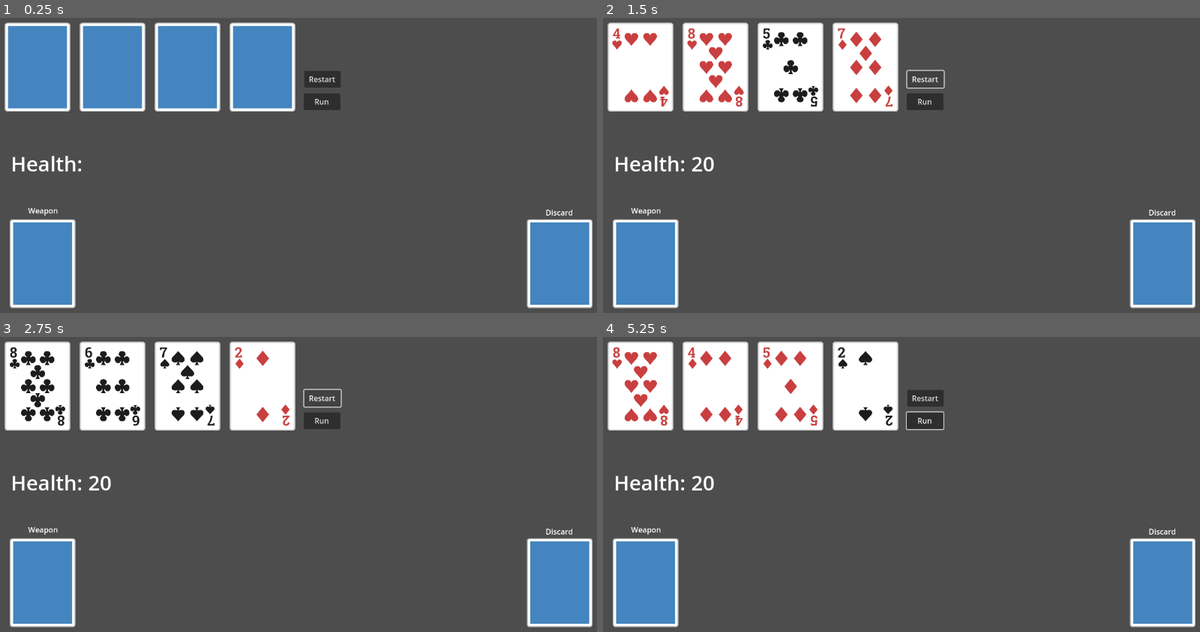
Above: before the commit, frames 1-4 (two rows, left to right).
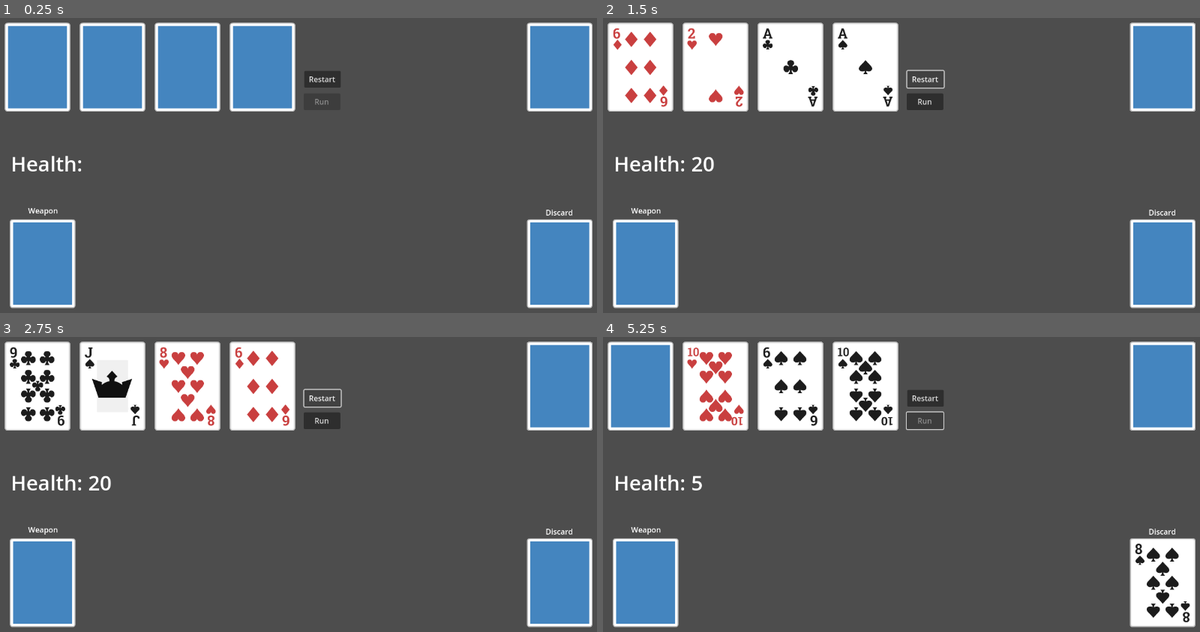
Above: after the commit, the same moments.

Repository: ftsenguen/scoundrel
Game: Godot game, scene res://game_board.tscn
The game is run twice, just before and just after one commit, with the same random seed, the same clock (stepped at 60 frames per second) and the same inputs.
Inputs (mouse positions are in pixels of both pictures, inside the frame that each line leads up to):
- Up to frame 1 (0.25 s): no input
- Up to frame 2 (1.5 s): click (925, 100) at 0.5 s, where only the run before the commit has a clickable "Run"; click "Restart" at 1.25 s
- Up to frame 3 (2.75 s): click "Restart" at 2 s
- Up to frame 4 (5.25 s): click "Restart" at 2.75 s; click "Run" at 3.5 s; click "Run" at 4.25 s; tap Enter at 5 s; move the mouse to (638, 387) at 5.02 s; click (638, 387) at 5.17 s

The runs differ from the first frame. In frame 1, 3.4% of the frame differs, in the area x 52-100%, y 1-32%; in frame 2, 5.4%; in frame 3, 6.0%; in frame 4, 11%, in the area x 0-100%, y 1-99%.

Commit message:
just need game outcomes now

Diff:
--- a/Main.gd
+++ b/Main.gd
@@ -3,37 +3,163 @@
 var card:PackedScene = preload("res://cards/Card.tscn")
 @onready var playerInfo:Node2D = self.get_node("PlayerInfo")
 signal reset_player
+signal change_player_life(amount: int, type: String)
 
-var cards = FileAccess.open("cards.json", FileAccess.READ).get_as_text()
-var cardArray =  JSON.parse_string(cards).cards # all of the cards
+var CARDS_JSON : Dictionary = JSON.parse_string(FileAccess.open("cards.json", FileAccess.READ).get_as_text())
+var DAMAGE_DECODER : Dictionary = CARDS_JSON.values
 
+var board_state : Dictionary = {
+	"deck": [],
+	"dungeon" : [],
+	"weapon" : [],
+	"discard": []
+}
 
+var game_state : Dictionary = {
+	"state": "idle",
+	"potion_used": false,
+}
 
 func _on_restart_button_pressed() -> void:
 	reset_game()
 
-func instantiate_new_card(suite:String, number: String, dungeonNumber: int) -> void:
-	var newCardInstance = card.instantiate()
-	var sprite = newCardInstance.get_node("Sprite2D")
+func instantiate_new_card(suite:String, number: String) -> Card:
+	var new_card_instance = card.instantiate()
+	new_card_instance.suite = suite
+	new_card_instance.value = number
+
+	new_card_instance.got_clicked.connect(handle_card_click)
+	return new_card_instance
+
+func handle_weapon(clicked_card) -> void:
+	if board_state.weapon.size() == 0:
+		board_state.weapon.append(clicked_card)
+
+	else:
+		for entry in board_state.weapon:
+			move_to_discard(entry)
+	board_state.weapon = [clicked_card]
+	sort_weapon()
+
+func move_to_discard(clicked_card) -> void:
+	board_state.discard.append(clicked_card)
+	clicked_card.position = self.get_node("Discard").get_global_position()
+	clicked_card.get_node("CardArea2D").input_pickable = false
+	sort_discard()
+
+func sort_discard() -> void:
+	for index in range(1,board_state.discard.size()):
+		board_state.discard[index].z_index = index
+
+func handle_potion(clicked_card) -> void:
+	if !game_state.potion_used:
+		change_player_life.emit(DAMAGE_DECODER[clicked_card.value], "gain")
+		game_state.potion_used = true
+	move_to_discard(clicked_card)
+
+func handle_enemy(clicked_card) -> void:
+
+	var damage : int = DAMAGE_DECODER[clicked_card.value]
+	var weapon_strength : int
+	var smallest_enemy_slain : int
+	var differential : int
+
+	if board_state.weapon.size() == 0:
+		change_player_life.emit(damage, "lose")
+		move_to_discard(clicked_card)
+		return
+
+	if board_state.weapon.size() == 1:
+		weapon_strength = DAMAGE_DECODER[board_state.weapon[0].value]
+		differential = damage - weapon_strength
+		if differential < 0: differential = 0
+
+	if board_state.weapon.size() > 1:
+		weapon_strength = DAMAGE_DECODER[board_state.weapon[0].value]
+		var latest_enemy_strength = DAMAGE_DECODER[board_state.weapon[-1].value]
+		if latest_enemy_strength <= damage:
+			change_player_life.emit(damage, "lose")
+			move_to_discard(clicked_card)
+			return
+		differential = damage - weapon_strength
+		if differential < 0: differential = 0
+
+	change_player_life.emit(differential, "lose")
+	board_state.weapon.append(clicked_card)
+	sort_weapon()
+
+func sort_weapon() -> void:
+	var counter = 0
+	while counter < board_state.weapon.size():
+		var current_card = board_state.weapon[counter]
+		current_card.position = self.get_node("PlayerInfo/Weapon").get_global_position()
+		current_card.position.x += counter*20
+		current_card.z_index = counter + 1
+		counter += 1
+
+func handle_card_click(clicked_card) -> void:
+	self.get_node("RunButton").disabled = true
+	board_state.dungeon.erase(clicked_card)
+	if clicked_card.suite == "Diamonds":
+		handle_weapon(clicked_card)
+	if clicked_card.suite == "Hearts":
+		handle_potion(clicked_card)
+	if clicked_card.suite == "Clubs" or clicked_card.suite == "Spades":
+		handle_enemy(clicked_card)
+	if board_state.dungeon.size() == 1:
+		populate_dungeon()
+
+
+func initialize_board_state() -> void:
+	var all_cards = CARDS_JSON.cards
+	all_cards.shuffle()
+	for c in all_cards:
+		var card_info = c.split(",")
+		var new_card = instantiate_new_card(card_info[0], card_info[1])
+		self.add_child(new_card)
+		new_card.position = self.get_node("Deck").get_global_position()
+		board_state.deck.append(new_card)
+
+func free_all_cards() -> void:
+	for c in board_state.dungeon:
+		c.free()
+	for c in board_state.weapon:
+		c.free()
+	for c in board_state.discard:
+		c.free()
+	board_state.deck = []
+	board_state.dungeon = []
+	board_state.weapon = []
+	board_state.discard = []
+
+func flip_card(active_card):
+	var sprite = active_card.get_node("Sprite2D")
 	if sprite:
 		sprite.texture = load(
-			"res://assets/card{suite}{number}.png".format({"suite": suite, "number": number}))
+			"res://assets/card{suite}{number}.png".format(
+				{"suite": active_card.suite, "number": active_card.value}))
 
-	newCardInstance.position = self.get_node(
-		"Dungeon/DungeonCard{dungeonNumber}".format({"dungeonNumber": dungeonNumber})
-		).get_global_position()
-
-	newCardInstance.suite = suite
-	newCardInstance.value = number
-	newCardInstance.report_self()
-
-	self.add_child(newCardInstance)
+func populate_dungeon() -> void:
+	while board_state.dungeon.size() < 4:
+		var moving_card = board_state.deck.pop_front()
+		board_state.dungeon.append(moving_card)
+		flip_card(moving_card)
+	for index in range(0,board_state.dungeon.size()):
+		board_state.dungeon[index].position = self.get_node(
+			"Dungeon/DungeonCard{index}".format({"index": index})).get_global_position()
+	self.get_node("RunButton").disabled = false
+	game_state.potion_used = false
 
 func reset_game() -> void:
-	cardArray.shuffle()
+	free_all_cards()
+	initialize_board_state()
 	reset_player.emit()
+	populate_dungeon()
+	self.get_node("RunButton").disabled = false
 
-	# set up the dungeon
-	for index in range(0, 4):
-		var cardInfo = cardArray[index].split(",")
-		instantiate_new_card(cardInfo[0], cardInfo[1], index)
+func _on_run_button_pressed() -> void:
+	self.get_node("RunButton").disabled = true
+	for c in board_state.dungeon:
+		board_state.deck.append(c)
+		board_state.dungeon.erase(c)
+	populate_dungeon()
--- a/card.gd
+++ b/card.gd
@@ -2,12 +2,20 @@
 
 @export var suite: String
 @export var value: String
+@export var location: String
+signal got_clicked(clicked_card : Node2D)
 
-func report_self():
-	print(self.suite)
-	print(self.value)
+func report_self() -> Dictionary:
+	return{
+		"value": self.value,
+		"suite": self.suite,
+		"location": self.location
+	}
 
 func _ready() -> void:
 	# make it so that the dungeon placeholders are not clickable
 	if "Dungeon" in self.name:
 		self.get_node("CardArea2D").input_pickable = false
+
+func on_click_handler() -> void:
+	got_clicked.emit(self)
--- a/cards.json
+++ b/cards.json
@@ -8,5 +8,9 @@
 		"Diamonds,9", "Diamonds,10",
 		"Hearts,2", "Hearts,3", "Hearts,4", "Hearts,5", "Hearts,6", "Hearts,7", "Hearts,8",
 		"Hearts,9", "Hearts,10"
-		]
+		],
+	"values": {
+		"2": 2, "3": 3, "4": 4, "5": 5, "6": 6, "7": 7, "8": 8, "9": 9, "10": 10,
+		"J": 11, "Q":12, "K": 13, "A": 14
+	}
 }
--- a/cards/card_area_2d.gd
+++ b/cards/card_area_2d.gd
@@ -1,7 +1,8 @@
 extends Area2D
+
+
 
 func _input_event(_viewport, event, _shape_idx):
 	if event is InputEventMouseButton and event.pressed and event.button_index == MOUSE_BUTTON_LEFT:
 		# Perform actions here
-		self.get_parent().report_self()
-		pass
+		self.get_parent().on_click_handler()
--- a/game_board.tscn
+++ b/game_board.tscn
@@ -12,7 +12,6 @@
 
 [node name="Dungeon" type="Node2D" parent="."]
 position = Vector2(320, 105)
-metadata/_edit_lock_ = true
 
 [node name="DungeonCard0" parent="Dungeon" instance=ExtResource("1_e1yss")]
 position = Vector2(-240, 0)
@@ -46,6 +45,7 @@
 offset_top = 161.0
 offset_right = 726.0
 offset_bottom = 197.0
+disabled = true
 text = "Run"
 
 [node name="RestartButton" type="Button" parent="."]
@@ -60,7 +60,7 @@
 script = ExtResource("3_eo22r")
 life_total = 12
 
-[node name="Card" parent="PlayerInfo" instance=ExtResource("1_e1yss")]
+[node name="Weapon" parent="PlayerInfo" instance=ExtResource("1_e1yss")]
 position = Vector2(91, 525)
 
 [node name="WeaponLabel" type="Label" parent="PlayerInfo"]
@@ -81,5 +81,10 @@
 label_settings = SubResource("LabelSettings_rf3nf")
 vertical_alignment = 1
 
+[node name="Deck" parent="." instance=ExtResource("1_e1yss")]
+position = Vector2(1194, 105)
+
+[connection signal="change_player_life" from="." to="PlayerInfo" method="_on_main_change_player_life"]
 [connection signal="reset_player" from="." to="PlayerInfo" method="_on_main_reset_player"]
+[connection signal="pressed" from="RunButton" to="." method="_on_run_button_pressed"]
 [connection signal="pressed" from="RestartButton" to="." method="_on_restart_button_pressed"]
--- a/player_info.gd
+++ b/player_info.gd
@@ -11,3 +11,14 @@
 
 func _on_main_reset_player() -> void:
 	self.updateHealthTotal(20)
+
+func _on_main_change_player_life(amount: int, type: String) -> void:
+	if type == "gain":
+		life_total = life_total + amount
+		if life_total > 20: life_total = 20
+		updateHealthTotal(life_total)
+
+	if type == "lose":
+		life_total = life_total - amount
+		if life_total < 0: life_total = 0
+		updateHealthTotal(life_total)
